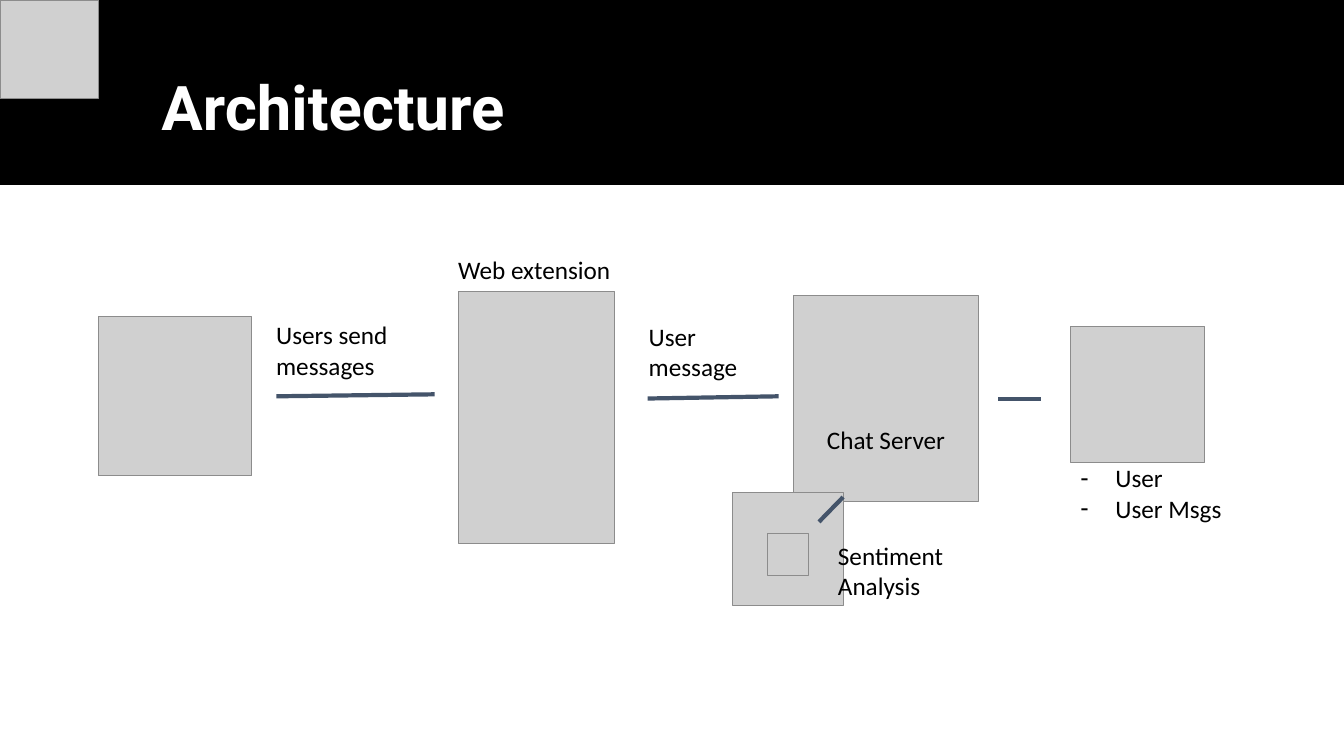
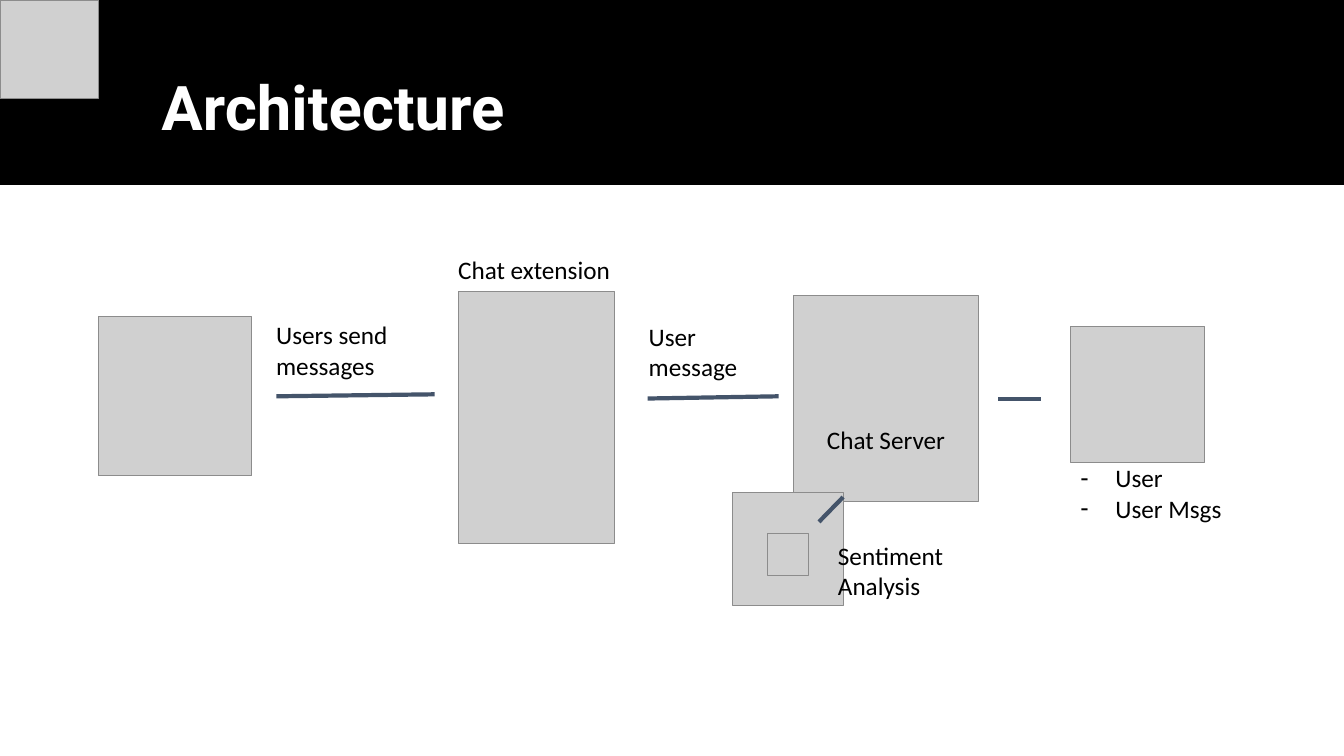
Before and after one commit to shu8/Facebook-Conversational-AI-Hackathon-2019, a slide deck: slide 3 of promo/presentation.pptx. Drawn at 1344x756 pixels with LibreOffice and Linux fonts; fonts in the diff are those of the drawing; grey boxes stand for pictures. Boxes give left, top, right and bottom in pixels: in the first picture for what was removed or moved away, otherwise in the second. Text is boxed around its words. In the diff, an @@ line names an element or a change of style, - is before the commit and + after.

Commit message:
Changed web extension to chat extension

```diff
--- a/promo/presentation.pptx
+++ b/promo/presentation.pptx
@@ text at (458, 261, 610, 280): text changed @@
-Web extension
+Chat extension
```
